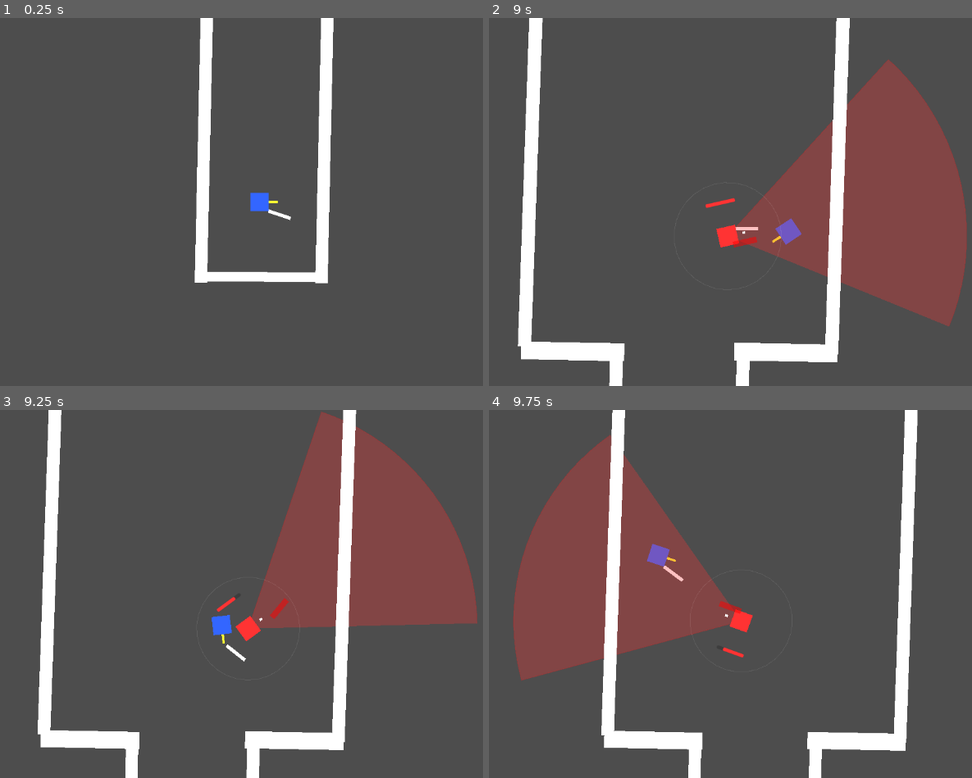
Above: before the commit, frames 1-4 (two rows, left to right).
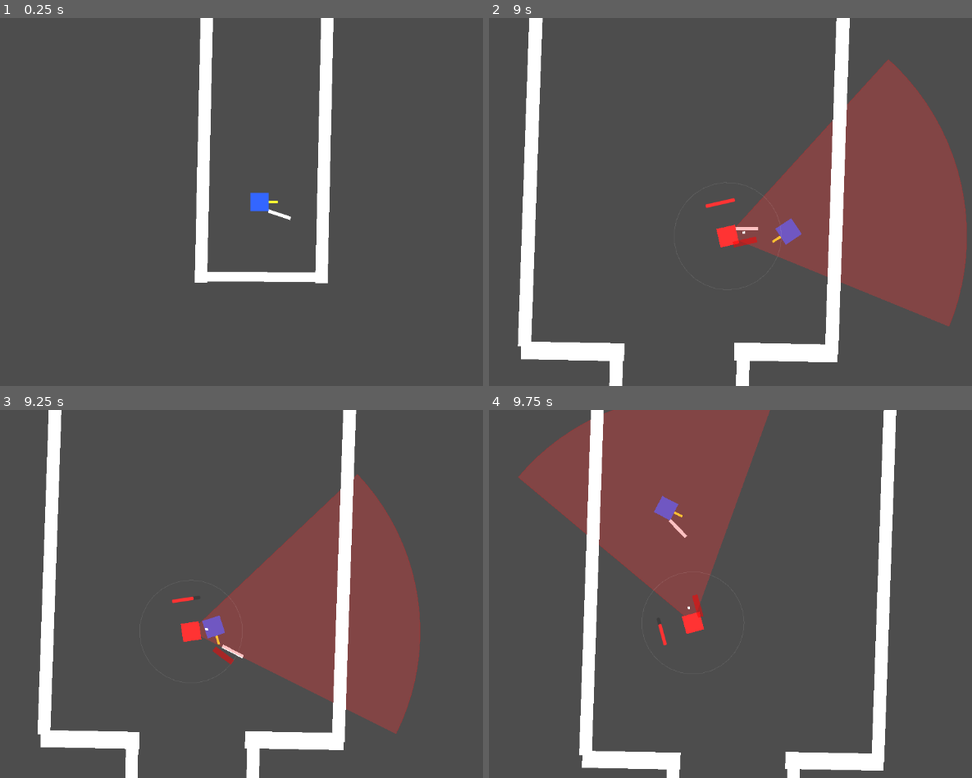
Above: after the commit, the same moments.

Repository: chimoochi/flash-fire
Game: Godot game, scene res://workspace.tscn
Same seed, same stepped clock (60 frames per second), same inputs: the game is played once before the commit and once after it.
Inputs (mouse positions are in pixels of both pictures, inside the frame that each line leads up to):
- Up to frame 1 (0.25 s): no input
- Up to frame 2 (9 s): tap Enter at 0.5 s; move the mouse to (894, 183) at 0.52 s; hold D (MoveRight) 0.53-1.28 s; tap Shift (Dash) every 1.5 s from 0.6 to 8.1 s; move the mouse to (619, 220) at 1.27 s; hold S (MoveDown) 1.28-2.03 s; tap Space (shoot) every 1.5 s from 1.35 to 8.85 s; move the mouse to (812, 121) at 2.02 s; hold D (MoveRight) 2.03-2.78 s; move the mouse to (716, 275) at 2.77 s; hold W (MoveUp) 2.78-3.53 s; move the mouse to (943, 257) at 3.52 s; hold A (MoveLeft) 3.53-5.03 s; move the mouse to (551, 146) at 4.27 s; move the mouse to (783, 202) at 5.02 s; hold S (MoveDown) 5.03-5.78 s; move the mouse to (648, 110) at 5.77 s; hold D (MoveRight) 5.78-6.53 s; move the mouse to (894, 183) at 6.52 s; hold W (MoveUp) 6.53-7.28 s; move the mouse to (619, 220) at 7.27 s; hold D (MoveRight) 7.28-8.03 s; move the mouse to (812, 121) at 8.02 s; hold S (MoveDown) 8.03-8.78 s; move the mouse to (716, 275) at 8.77 s; hold A (MoveLeft) from 8.78 s (still down)
- Up to frame 3 (9.25 s): keep holding A (MoveLeft)
- Up to frame 4 (9.75 s): move the mouse to (943, 649) at 9.52 s; release A (MoveLeft) at 9.53 s; hold W (MoveUp) from 9.53 s (still down); tap Shift (Dash) at 9.6 s

Frames 1-2 are identical in both runs. In frame 3, 17% of the frame differs, in the area x 35-99%, y 0-88%; in frame 4, 33%, in the area x 4-89%, y 0-100%.

Commit message:
initial knockback commit

Diff:
--- a/GodotGame/scripts/attacks/swing_melee.gd
+++ b/GodotGame/scripts/attacks/swing_melee.gd
@@ -4,6 +4,7 @@
 signal attack_finished
 
 @export var damage: int = 25
+@export var knockback_force: float = 800.0
 
 var pivot: Node2D
 var visual: Node2D
@@ -97,10 +98,11 @@
 		if is_player:
 			if collider.is_in_group("Enemy") and collider.has_method("take_damage"):
 				collider.take_damage(damage)
+				KnockbackService.apply_knockback(owner_node, collider, knockback_force)
 				hit_targets.append(collider)
 				CameraService.shake(0.1)
 		else:
 			if collider.is_in_group("Player"):
+				KnockbackService.apply_knockback(owner_node, collider, knockback_force)
 				hit_targets.append(collider)
 				CameraService.shake(0.1)
-				pass
--- a/GodotGame/scripts/utils/KnockbackService.gd
+++ b/GodotGame/scripts/utils/KnockbackService.gd
@@ -1 +1,17 @@
-extends Node
+class_name KnockbackService
+
+static func apply_knockback(source: Node2D, target: Node2D, power: float = 1000.0, multiplier: float = 1.0) -> void:
+	if not is_instance_valid(source) or not is_instance_valid(target):
+		return
+
+	var direction = source.global_position.direction_to(target.global_position)
+
+	if direction == Vector2.ZERO:
+		direction = Vector2.RIGHT.rotated(randf() * TAU)
+
+	var final_force = direction * power * multiplier
+
+	if target.has_method("push"):
+		target.push(final_force)
+	elif target is CharacterBody2D:
+		target.velocity += final_force
